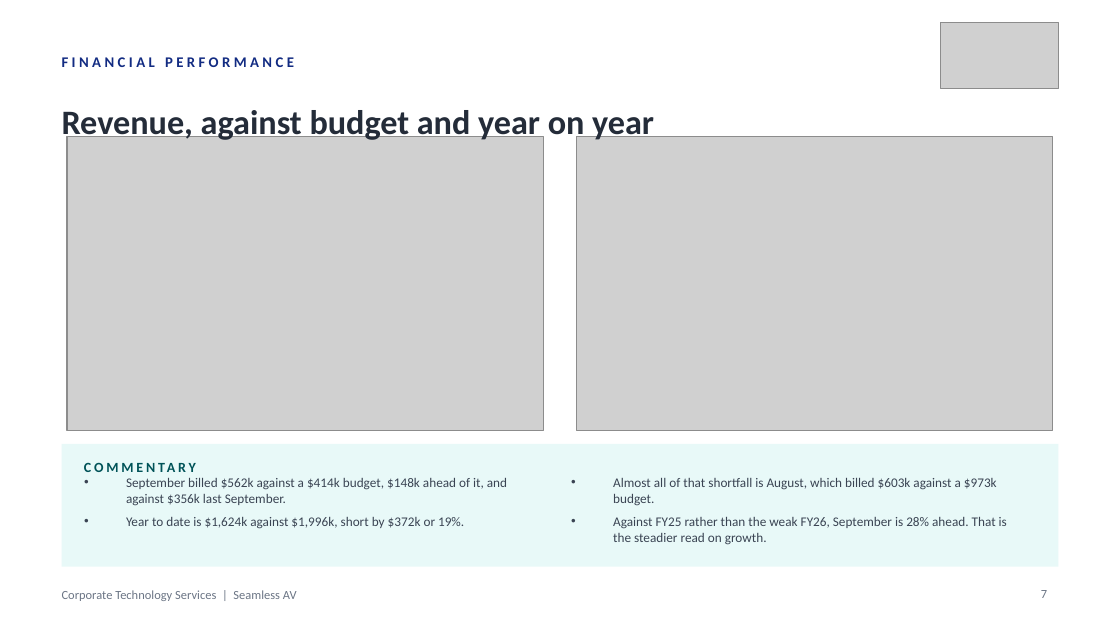
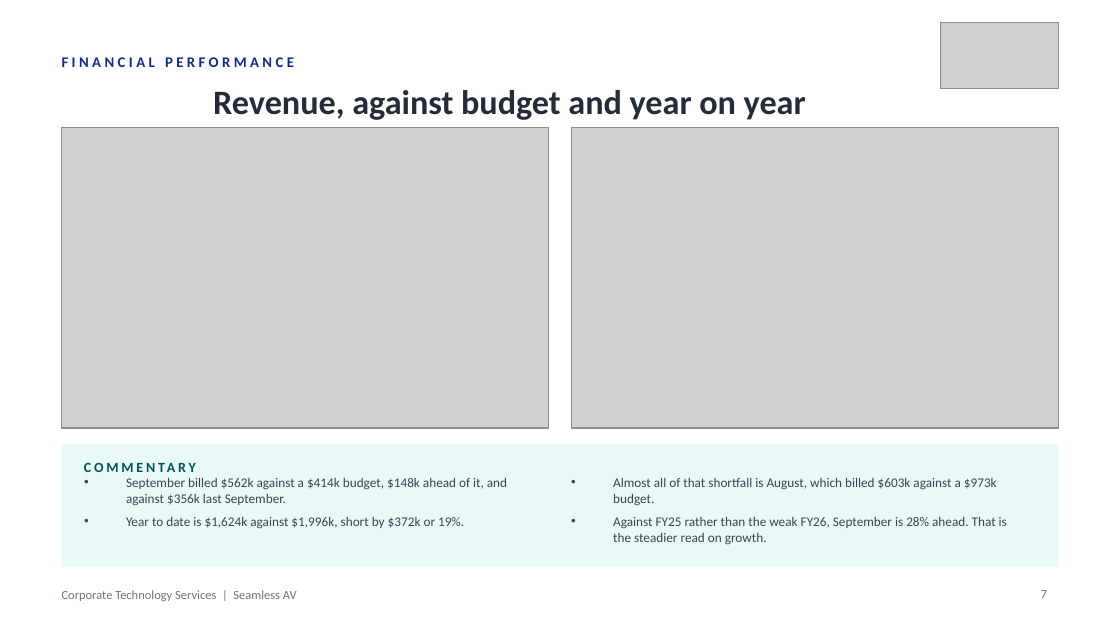
Before and after one commit to WesleyNelson-O33/Claude, a slide deck: slide 7 of deck/CTS Monthly Business Review - 30092026.pptx. Drawn at 1120x630 pixels with LibreOffice and Linux fonts; fonts in the diff are those of the drawing; grey boxes stand for pictures. Boxes give left, top, right and bottom in pixels: in the first picture for what was removed or moved away, otherwise in the second. Text is boxed around its words. In the diff, an @@ line names an element or a change of style, - is before the commit and + after.

```diff
--- a/deck/CTS Monthly Business Review - 30092026.pptx
+++ b/deck/CTS Monthly Business Review - 30092026.pptx
@@ text "Revenue, against budget and year ..." at [213,90,806,120]: alignment left to centre @@
@@ picture: place and size @@
-picture at [67,137,543,430]
+picture at [62,128,549,428]
@@ picture: place and size @@
-picture at [577,137,1053,430]
+picture at [571,128,1058,428]
```
Also in this commit, not shown: 25 other slides changed, 21 other files.
